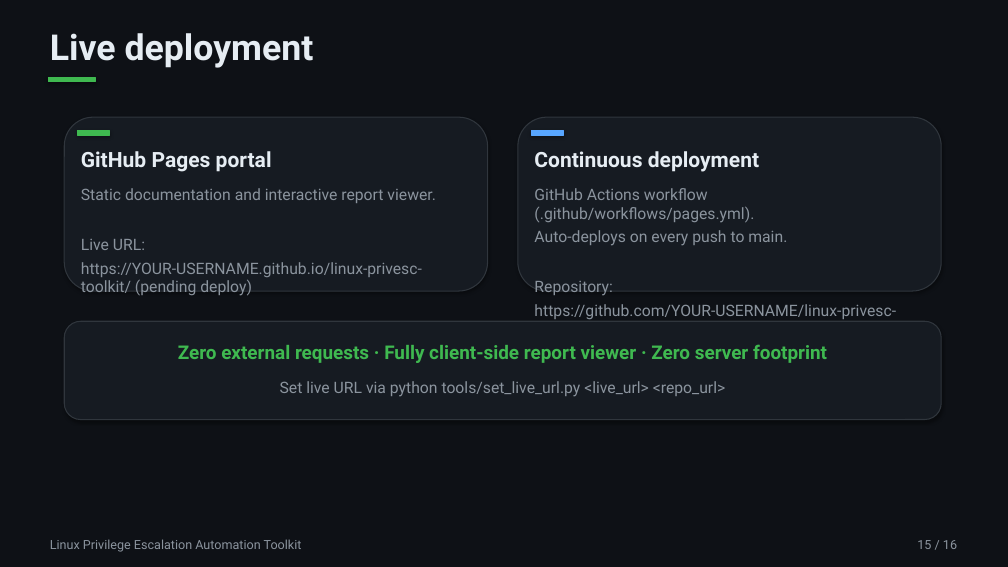
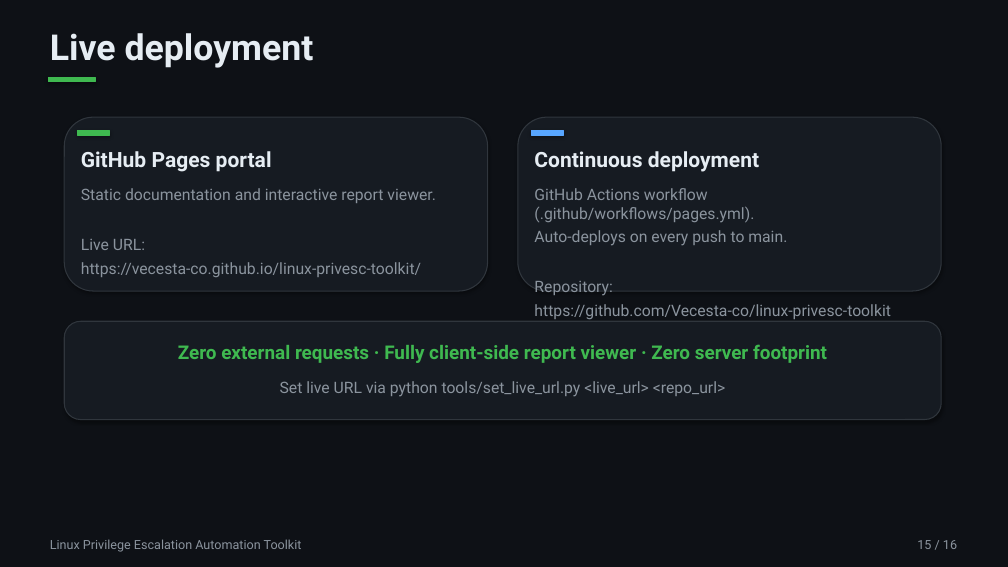
Before and after one commit to Vecesta-co/linux-privesc-toolkit, a slide deck: slide 15 of docs/Final_Presentation.pptx. Drawn at 1008x567 pixels with LibreOffice and Linux fonts; fonts in the diff are those of the drawing. Boxes give left, top, right and bottom in pixels: in the first picture for what was removed or moved away, otherwise in the second. Text is boxed around its words. In the diff, an @@ line names an element or a change of style, - is before the commit and + after.

Commit message:
chore(deploy): configure Vecesta-co live and repository URLs

```diff
--- a/docs/Final_Presentation.pptx
+++ b/docs/Final_Presentation.pptx
@@ text at box(81, 262, 421, 277): text changed @@
-https://YOUR-USERNAME.github.io/linux-privesc-toolkit/ (pending deploy)
+https://vecesta-co.github.io/linux-privesc-toolkit/
@@ text at box(534, 304, 890, 319): text changed @@
-https://github.com/YOUR-USERNAME/linux-privesc-toolkit
+https://github.com/Vecesta-co/linux-privesc-toolkit
```
Also in this commit, not shown: 13 other files.
